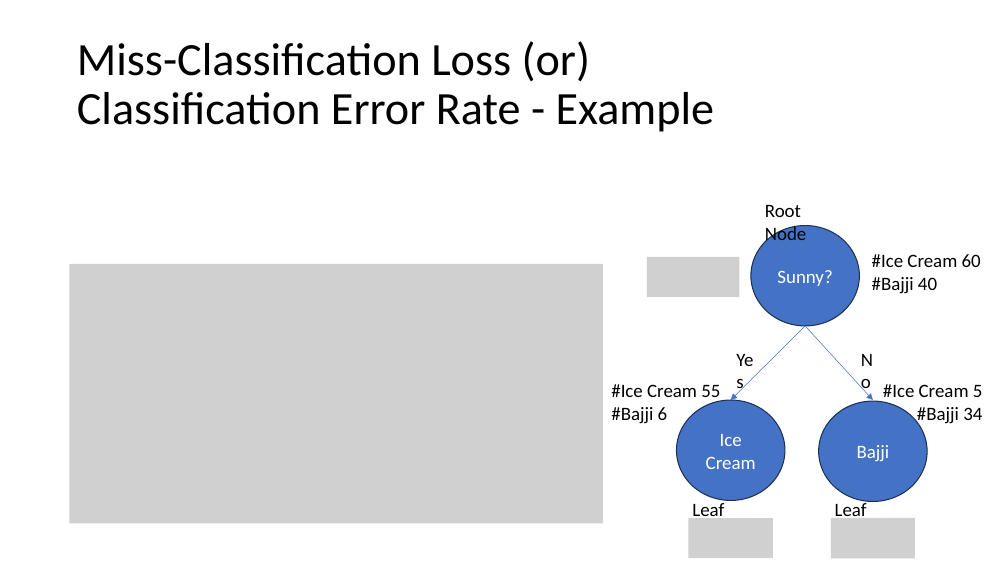
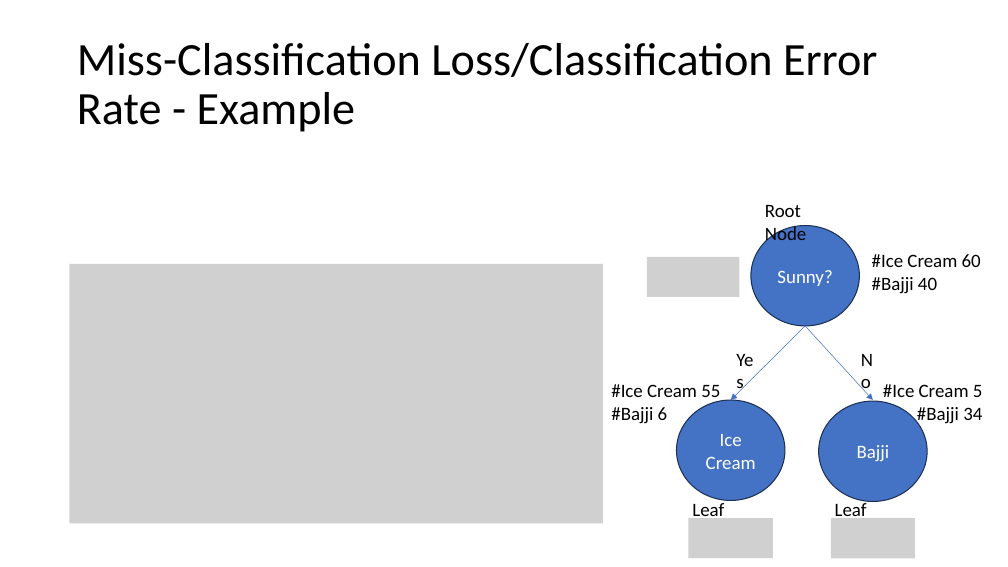
Before and after one commit to meenakshsundaram/AIML, a slide deck: slide 21 of DecisionTrees/DecisionTrees.pptx. Drawn at 1008x567 pixels with LibreOffice and Linux fonts; fonts in the diff are those of the drawing; grey boxes stand for pictures. Boxes give left, top, right and bottom in pixels: in the first picture for what was removed or moved away, otherwise in the second. Text is boxed around its words. In the diff, an @@ line names an element or a change of style, - is before the commit and + after.

```diff
--- a/DecisionTrees/DecisionTrees.pptx
+++ b/DecisionTrees/DecisionTrees.pptx
@@ title at box(77, 43, 877, 132): text changed @@
-Miss-Classification Loss (or)
-Classification Error Rate - Example
+Miss-Classification Loss/Classification Error Rate - Example
```
Also in this commit, not shown: 7 other slides changed, 7 slides added, 4 slides removed.
